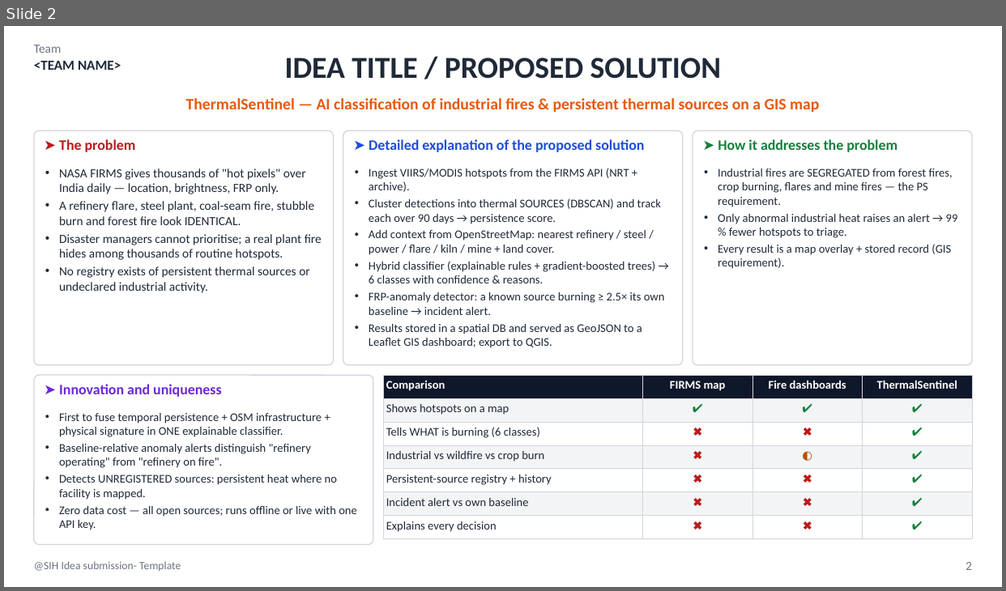
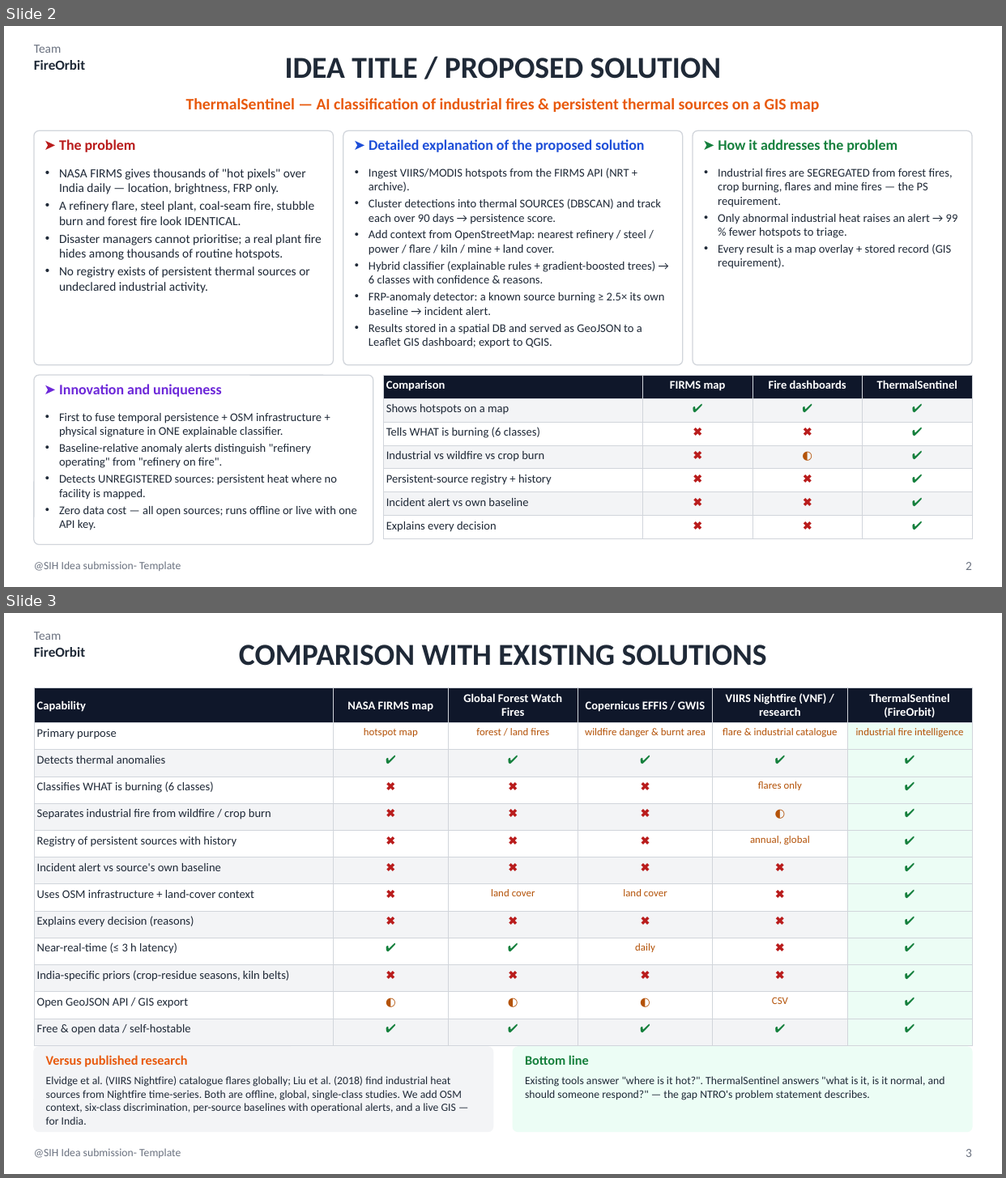
Before and after one commit to rahulskandagal/thermal-sentinel, a slide deck: docs/SIH26162_ThermalSentinel_Idea_extended.pptx. Shown one above the other, each under a label of ours: slide 2 before the commit, slides 2 and 3 after it. The pictures are 1006x591 and 1006x1178 pixels, drawn with LibreOffice and Linux fonts; fonts in the diff are those of the drawing. Boxes give left, top, right and bottom in pixels: in the first picture for what was removed or moved away, otherwise in the second. Text is boxed around its words. In the diff, an @@ line names an element or a change of style, - is before the commit and + after.

```diff
--- a/docs/SIH26162_ThermalSentinel_Idea_extended.pptx
+++ b/docs/SIH26162_ThermalSentinel_Idea_extended.pptx
@@ slide 3 added at (x1=4, y1=613, x2=1002, y2=1174), background #FFFFFF @@
@@ text added at (x1=34, y1=632, x2=85, y2=657), 10 pt, text #1F2937, bold @@
+Team
+FireOrbit
@@ text added at (x1=239, y1=645, x2=767, y2=666), 22 pt, text #1F2937, bold @@
+COMPARISON WITH EXISTING SOLUTIONS
@@ table added at (x1=34, y1=688, x2=972, y2=1038), 13 rows, 6 columns @@
+Capability | NASA FIRMS map | Global Forest Watch Fires | Copernicus EFFIS / GWIS | VIIRS Nightfire (VNF) / research | ThermalSentinel (FireOrbit)
+Primary purpose | hotspot map | forest / land fires | wildfire danger & burnt area | flare & industrial catalogue | industrial fire intelligence
+Detects thermal anomalies | ✔ | ✔ | ✔ | ✔ | ✔
+Classifies WHAT is burning (6 classes) | ✖ | ✖ | ✖ | flares only | ✔
+Separates industrial fire from wildfire / crop burn | ✖ | ✖ | ✖ | ◐ | ✔
+Registry of persistent sources with history | ✖ | ✖ | ✖ | annual, global | ✔
+Incident alert vs source's own baseline | ✖ | ✖ | ✖ | ✖ | ✔
+Uses OSM infrastructure + land-cover context | ✖ | land cover | land cover | ✖ | ✔
+Explains every decision (reasons) | ✖ | ✖ | ✖ | ✖ | ✔
+Near-real-time (≤ 3 h latency) | ✔ | ✔ | daily | ✖ | ✔
+India-specific priors (crop-residue seasons, kiln belts) | ✖ | ✖ | ✖ | ✖ | ✔
+Open GeoJSON API / GIS export | ◐ | ◐ | ◐ | CSV | ✔
+Free & open data / self-hostable | ✔ | ✔ | ✔ | ✔ | ✔
@@ rounded rectangle added at (x1=34, y1=1047, x2=493, y2=1132), fill #F3F4F6, outline #F3F4F6 0.75 pt @@
@@ rounded rectangle added at (x1=513, y1=1047, x2=972, y2=1132), fill #ECFDF5, outline #ECFDF5 0.75 pt @@
@@ text added at (x1=46, y1=1055, x2=187, y2=1067), 9.5 pt, text #E8590C, bold @@
+Versus published research
@@ text added at (x1=525, y1=1055, x2=589, y2=1065), 9.5 pt, text #15803D, bold @@
+Bottom line
@@ text added at (x1=46, y1=1076, x2=462, y2=1125), 8 pt, text #1F2937 @@
+Elvidge et al. (VIIRS Nightfire) catalogue flares globally; Liu et al. (2018) find industrial heat sources from Nightfire time-series. Both are offline, global, single-class studies. We add OSM context, six-class discrimination, per-source baselines with operational alerts, and a live GIS — for India.
@@ text added at (x1=525, y1=1076, x2=945, y2=1101), 8 pt, text #1F2937 @@
+Existing tools answer "where is it hot?". ThermalSentinel answers "what is it, is it normal, and should someone respond?" — the gap NTRO's problem statement describes.
@@ text added at (x1=34, y1=1148, x2=181, y2=1158), 8 pt, text #6B7280 @@
+@SIH Idea submission- Template
@@ text added at (x1=965, y1=1149, x2=972, y2=1157), 9 pt, text #6B7280 @@
+3
@@ slide 2 changed as well @@
@@ text at (x1=34, y1=45, x2=85, y2=70): text changed @@
-Team
-<TEAM NAME>
+Team
+FireOrbit
```
Also in this commit, not shown: 7 other slides changed, 6 other files.
